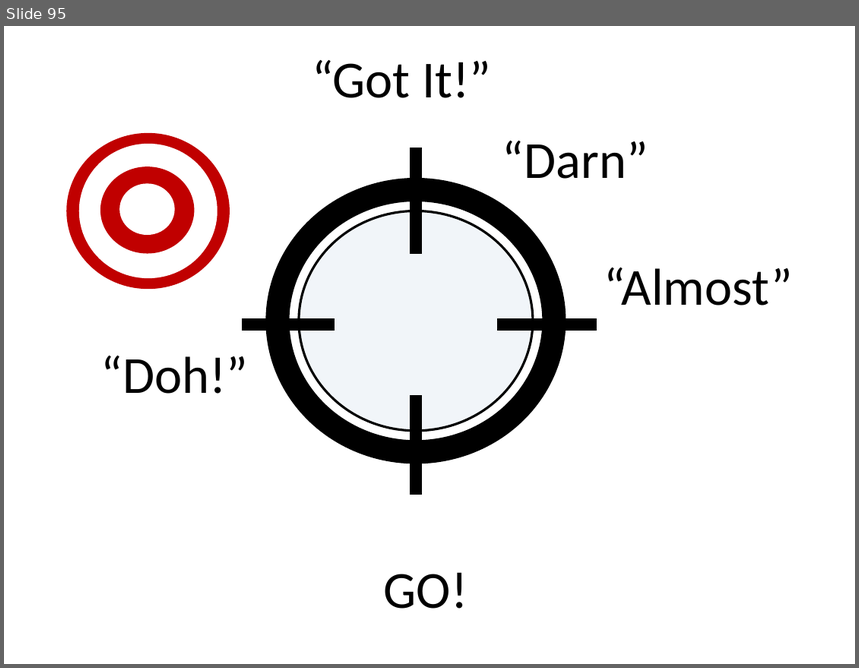
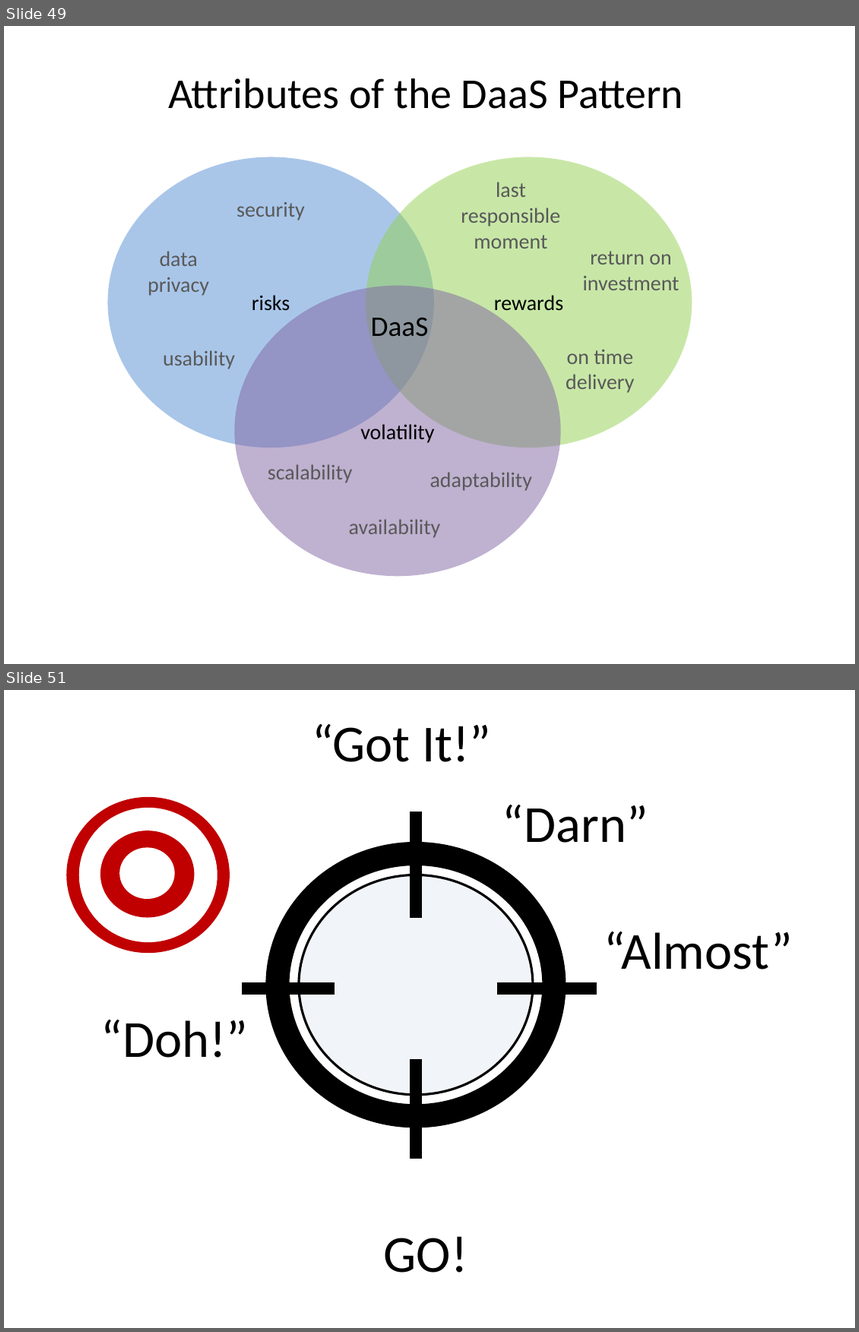
Before and after one commit to dsietz/daas, a slide deck: doc/Data as a Service.pptx. Shown one above the other, each under a label of ours: slide 95 before the commit, slides 49 and 51 after it; the slides between them are not shown. The pictures are 859x668 and 859x1332 pixels, drawn with LibreOffice and Linux fonts; fonts in the diff are those of the drawing. Boxes give left, top, right and bottom in pixels: in the first picture for what was removed or moved away, otherwise in the second. Text is boxed around its words. In the diff, an @@ line names an element or a change of style, - is before the commit and + after.

```diff
--- a/doc/Data as a Service.pptx
+++ b/doc/Data as a Service.pptx
@@ slide 49 added at (x1=4, y1=26, x2=855, y2=664), background #FFFFFF @@
@@ text added at (x1=168, y1=78, x2=683, y2=109), 36 pt, text #000000 @@
+Attributes of the DaaS Pattern
@@ text added at (x1=371, y1=318, x2=429, y2=336), 24 pt, text #000000 @@
+DaaS
@@ group added at (x1=108, y1=157, x2=434, y2=449): 3 texts, 1 ellipse @@
+risks
+security
+data privacy
+usability
@@ group added at (x1=366, y1=157, x2=692, y2=449): 3 texts, 1 ellipse @@
+rewards
+return on investment
+last responsible moment
+on time delivery
@@ group added at (x1=235, y1=286, x2=560, y2=577): 3 texts, 1 ellipse @@
+volatility
+scalability
+availability
+adaptability
@@ what was slide 95 is now slide 51 @@
```
Also in this commit, not shown: 7 slides changed, 5 other slides added, 50 slides removed.
